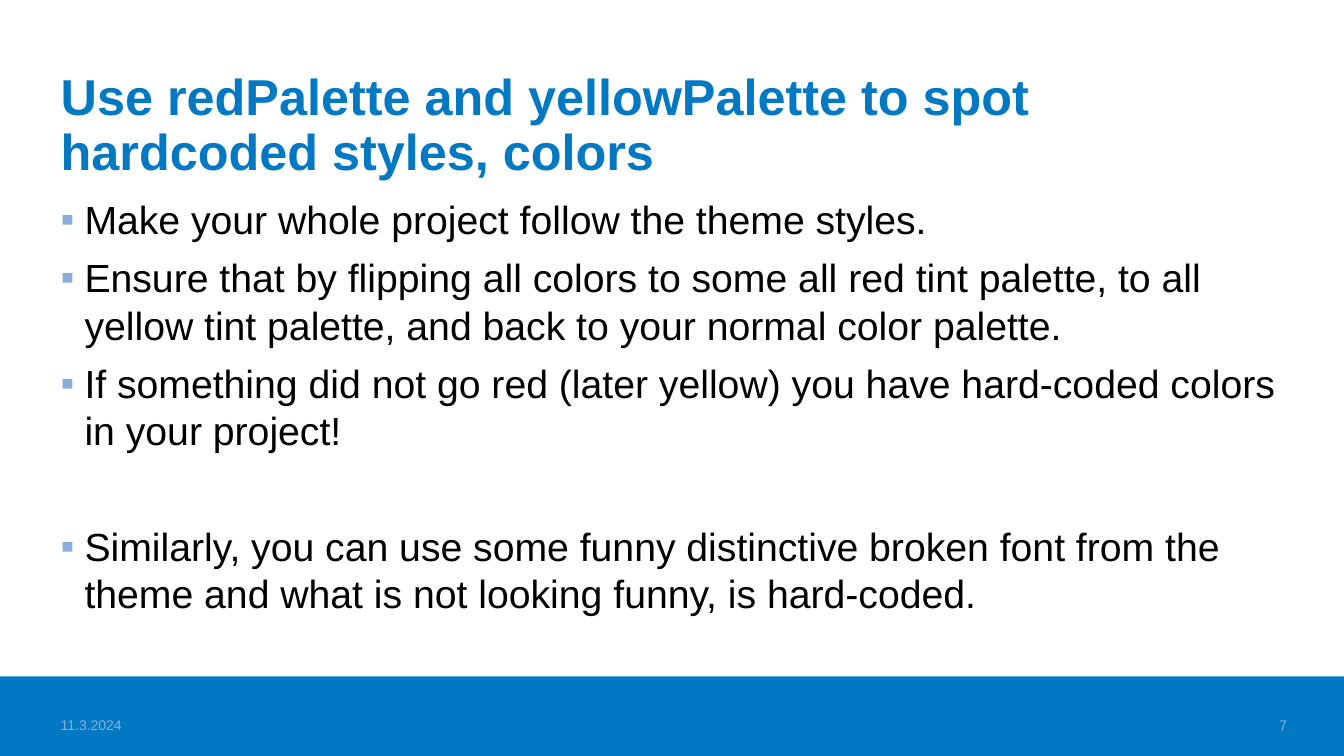
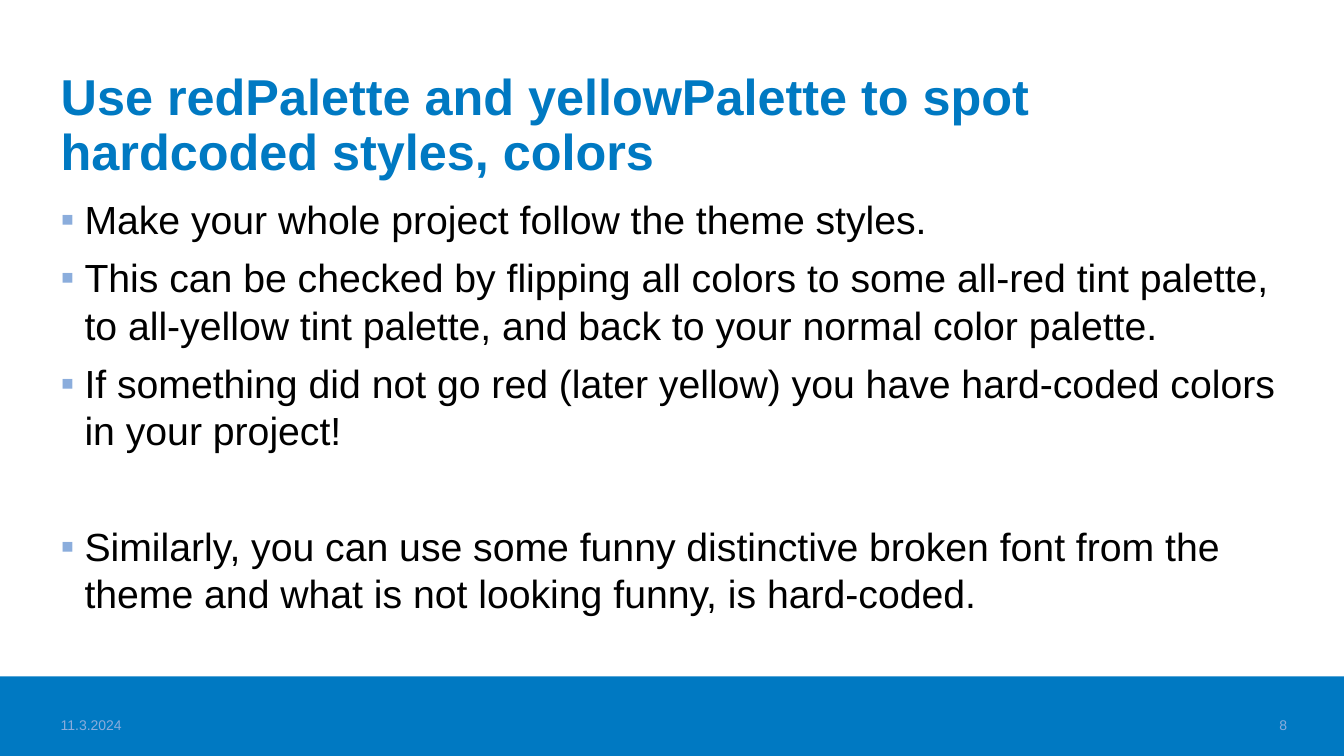
Before and after one commit to haagahelia/ohke-teknologiat, a slide deck: slide 8 of 05_frontend/Frontend_VideoTopics.pptx (slide 7 before the commit). Drawn at 1344x756 pixels with LibreOffice and Linux fonts; fonts in the diff are those of the drawing; background and template pictures are left out. Boxes give left, top, right and bottom in pixels: in the first picture for what was removed or moved away, otherwise in the second. Text is boxed around its words. In the diff, an @@ line names an element or a change of style, - is before the commit and + after.

```diff
--- a/05_frontend/Frontend_VideoTopics.pptx
+++ b/05_frontend/Frontend_VideoTopics.pptx
@@ text at [85,263,1268,348]: text changed @@
-▪ Ensure that by flipping all colors to some all red tint palette, to all yellow tint palette, and back to your normal color palette.
+▪ This can be checked by flipping all colors to some all-red tint palette, to all-yellow tint palette, and back to your normal color palette.
@@ page number at [1279,720,1287,730]: text changed @@
-7
+8
```
Also in this commit, not shown: 6 other slides changed, 1 slide added, 1 other file.
